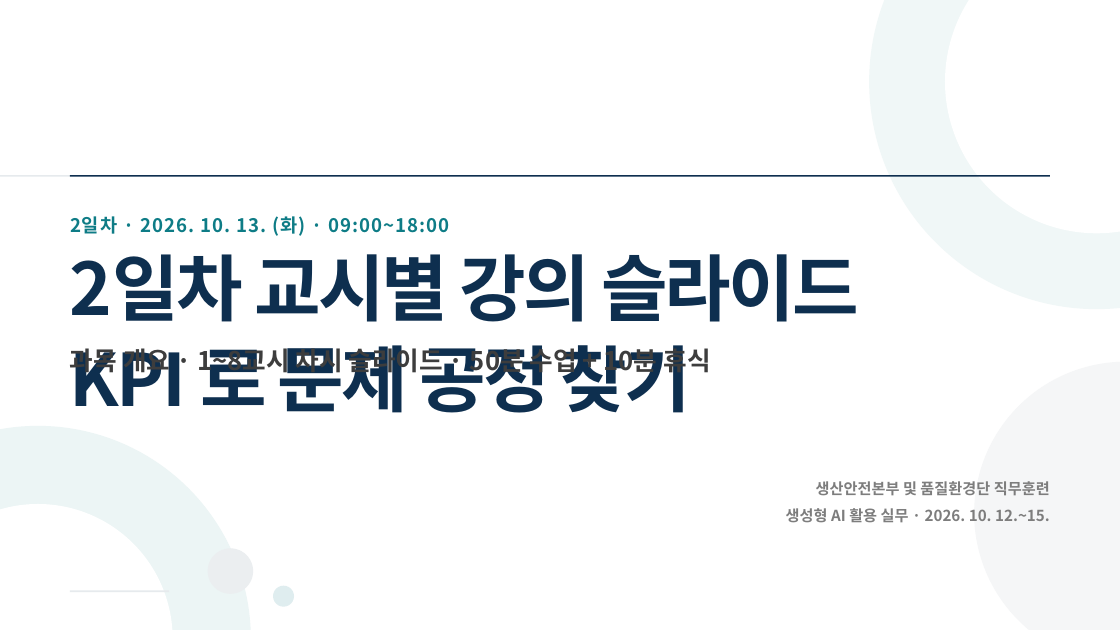
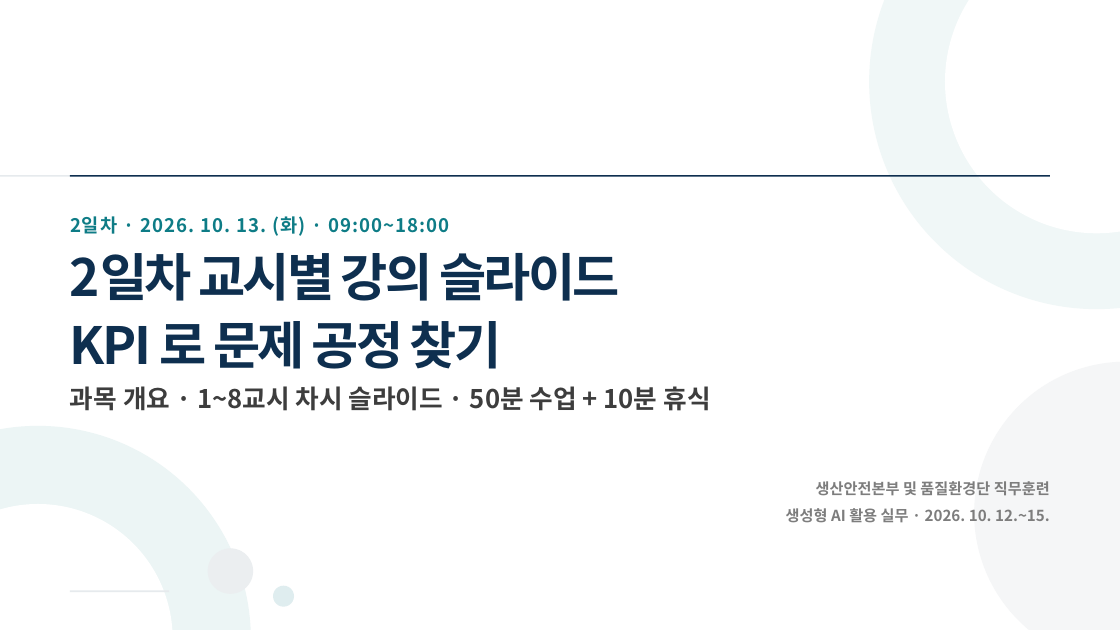
Before and after one commit to aebonlee/materials, a slide deck: slide 1 of knf/decks/days/day2.pptx. Drawn at 1120x630 pixels with LibreOffice and Linux fonts; fonts in the diff are those of the drawing. Boxes give left, top, right and bottom in pixels: in the first picture for what was removed or moved away, otherwise in the second. Text is boxed around its words. In the diff, an @@ line names an element or a change of style, - is before the commit and + after.

```diff
--- a/knf/decks/days/day2.pptx
+++ b/knf/decks/days/day2.pptx
@@ text "2일차 교시별 강의 슬라이드" at [70,253,620,369]: size 93 to 66 pt; line spacing 1.05 to 1.1 @@
@@ text "과목 개요 · 1~8교시 차시 ..." rewrapped from [70,344,710,377] to [70,386,710,411] @@
```
Also in this commit, not shown: 7 other files.
